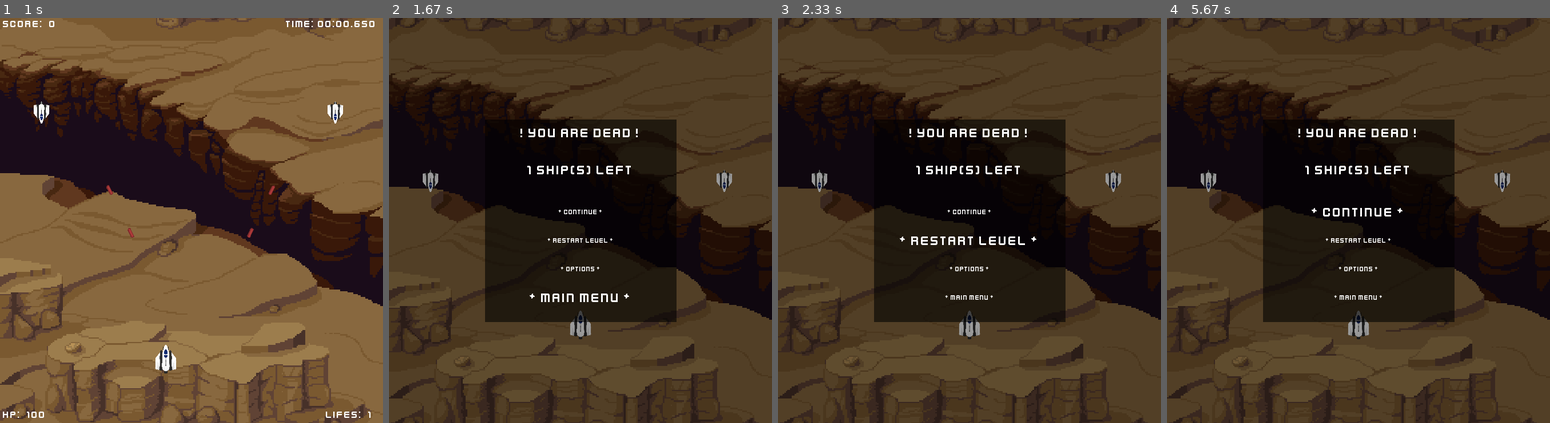
Above: before the commit, frames 1-4 (left to right).
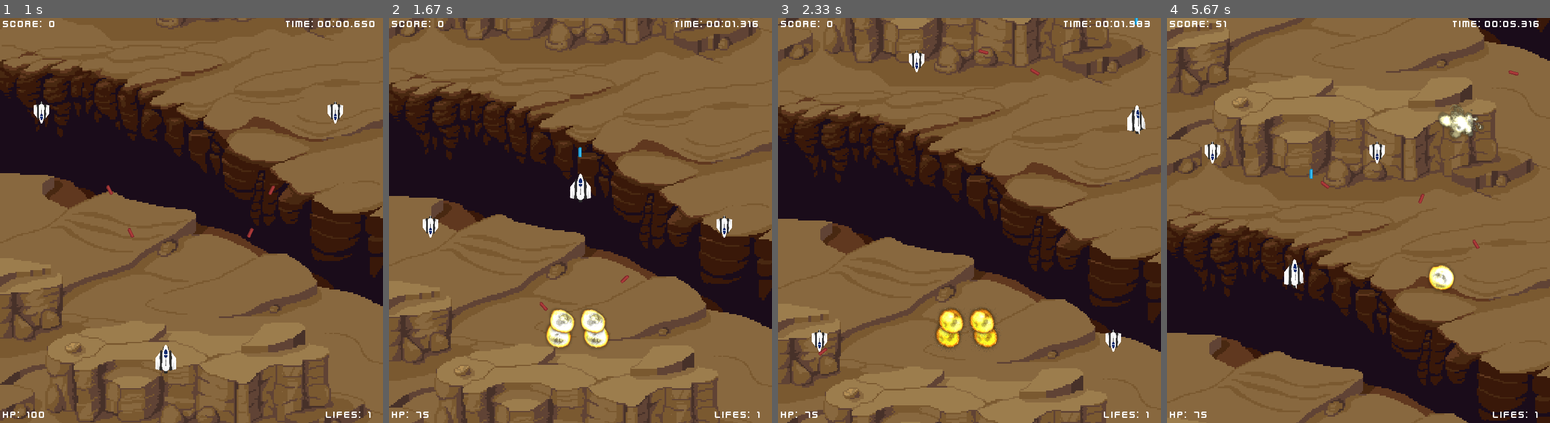
Above: after the commit, the same moments.

Repository: 2ndcouteau/Py_shmup
Game: pygame game, started from srcs/main.py
Same seed, same stepped clock (60 frames per second), same inputs: the game is played once before the commit and once after it.
Inputs:
- Up to frame 1 (1 s): tap Enter at 0.33 s; tap A at 0.67 s
- Up to frame 2 (1.67 s): tap D at 1 s; hold Up from 1.33 s (still down); tap Space at 1.4 s
- Up to frame 3 (2.33 s): tap Space at 1.7, 1.9, 2.2 s; release Up at 1.8 s; hold Right 1.83-2.3 s; tap E at 1.98 s
- Up to frame 4 (5.67 s): hold Left 2.33-2.87 s; tap Space at 2.4, 2.7, 2.97, 3.3, 3.6, 3.73, 4.13, 4.43, 4.8, 5.2, 5.5 s; hold Down 2.9-3.2 s; hold Left 3.23-3.63 s; tap E at 3.38, 4.88 s; hold Up 3.67-4.03 s; hold Right 4.07-4.7 s; hold Down 4.73-5.1 s; hold Left 5.13-5.6 s; hold Right from 5.63 s (still down)

Frame 1 is identical in both runs. In frame 2, 79% of the frame differs, in the area x 0-100%, y 0-100%; in frame 3, 82%; in frame 4, 90%.

Commit message:
[ADD] Add Player Ship Sprites Image in media [ADD] Player Ship animation DONE

Diff:
--- a/srcs/class_Game.py
+++ b/srcs/class_Game.py
@@ -66,8 +66,8 @@
 
 		# self.music_channel_level = pygame.mixer.Channel(0)
 		# self.music_channel_main_menu = pygame.mixer.Channel()
-		self.opt_music = True
-		self.opt_sfx = True
+		self.opt_music = False
+		self.opt_sfx = False
 		self.opt_autoshoot = False
 
 
--- a/srcs/class_Player.py
+++ b/srcs/class_Player.py
@@ -7,13 +7,13 @@
 from random			import randint
 from class_Entities	import Entities
 from class_Shoot	import Shoot
-from constants		import (X_WINDOW,
-							Y_WINDOW,
-							IMG_PLAYER,
-							PLAYER_HP,
-							PLAYER_LIVES,
+from constants		import (X_WINDOW, Y_WINDOW,
+							LEFT, RIGHT,
+							IMG_PLAYER, IMG_PLAYER_SPRITES,
+							PLAYER_HP, PLAYER_LIVES,
 							ALLIES,
 							PLAYER_SHOOT_FREQUENCY,
+							PLAYER_FRAME_RATE,
 							DAMAGE_UNVULNERABILITY_TIME)
 
 class Player(Entities):
@@ -22,20 +22,30 @@
 		Entities.__init__(self, _hp = PLAYER_HP, _lives = PLAYER_LIVES, _speed = 15, _type = ALLIES)
 		self.name = "Player"
 
+		self.timer = 0
 		self.timer_shoot = 0
 		self.timer_damage = 0
 		self.sound_shoot = g.sound_shoot
 		self.sound_shoot.set_volume(0.5)
+		self.direction = None
+		self.frame_rate = PLAYER_FRAME_RATE
+		self.range = 0
+		self.range_left = -10
+		self.range_right = 10
 		self.g = g
 
-		# Load image from media
-		self.image = IMG_PLAYER.convert_alpha()
+		# Load all sprites positions
+		self.sprites = self.load_sprites(IMG_PLAYER_SPRITES, width=256, height=256, ratio=1/3)
 
-		# Scale player ship
-		self.size = self.image.get_size()	# Returns tupple
+		# Insert Face ship img
+		main_img = IMG_PLAYER.convert_alpha()
+		self.size = main_img.get_size()	# Returns tupple
 		self.size = (self.size[0] / 3, self.size[1] / 3)
-		self.image = pygame.transform.scale(self.image, (int(self.size[0]), int(self.size[1])))
+		main_img = pygame.transform.scale(main_img, (int(self.size[0]), int(self.size[1])))
 		# self.image = pygame.transform.rotate(self.image, -90);
+		self.sprites.insert(0, main_img)
+		self.image = self.sprites[0]
+
 		self.hit_box_player = pygame.transform.scale(self.image, (int(self.size[0]) - 10, int(self.size[1]) - 10))
 
 		# Init player ship position
@@ -45,7 +55,19 @@
 		g.all_sprites.add(self)
 		g.sprites_players.add(self)
 
+
+	def load_sprites(self, img, posx=0, posy=0, width=10, height=10, ratio=(1/2)):
+		sprite_frames = []
+		for index in range(60):
+			sub_img = img.subsurface(pygame.Rect((posx + (index * width)), posy, width, height)).convert_alpha()
+			sub_img = pygame.transform.scale(sub_img, (int(width * ratio), int(height * ratio)))
+			sprite_frames.append(sub_img)
+
+		return sprite_frames
+
+
 	def move(self, direction):
+		self.direction = direction
 		self.rect = self.rect.move(direction[0] * self.speed, direction[1] * self.speed)
 
 	def shoot(self, g):
@@ -105,8 +127,34 @@
 		g.sprites_players.add(self)
 		g.all_sprites.add(self)
 
+	def update_image(self):
+		center = self.rect.center  ## ??
+		self.image = self.sprites[self.range]
+		self.rect = self.image.get_rect()
+		self.rect.center = center
+
+	def manage_direction_animation(self):
+		self.timer -= self.g.dt
+		if (self.direction is not None) : # Animation from player input
+			if self.timer <= 0:
+				if (self.direction == RIGHT):
+					if ((self.range + 1) < self.range_right):
+						self.range += 6 if (self.range < 0) else 1
+						self.update_image()
+				elif (self.direction == LEFT):
+					if ((self.range - 1) > self.range_left):
+						self.range -= 6 if (self.range > 0) else 1
+						self.update_image()
+				self.timer = self.frame_rate
+				self.direction = None
+		else :		# Animation without player input
+			if (self.range != 0):
+				self.range += -1 if (self.range > 0) else 1
+				self.update_image()
+
 	def update(self):
 		self.time = time.time() - self.start_time
 		self.timer_damage -= self.g.dt
 		if (self.g.opt_autoshoot == True):
 			self.shoot(self.g)
+		self.manage_direction_animation()
--- a/srcs/constants.py
+++ b/srcs/constants.py
@@ -31,8 +31,9 @@
 IMG_LEVEL_MENU_BACKGROUND_FULL = pygame.Surface((X_WINDOW, Y_WINDOW))
 IMG_LEVEL_MENU_BACKGROUND_TIER = pygame.Surface((int(X_WINDOW / 2), int(Y_WINDOW / 2)))
 
+IMG_PLAYER = pygame.image.load(os.path.join(media_folder, "SF06.png"))
+IMG_PLAYER_SPRITES = pygame.image.load(os.path.join(media_folder, "SF06a_strip60.png"))
 
-IMG_PLAYER = pygame.image.load(os.path.join(media_folder, "SF06.png"))
 IMG_LASER_PLAYER = pygame.image.load(os.path.join(media_folder, "laserBlue.png"))
 IMG_LASER_ENEMY = pygame.image.load(os.path.join(media_folder, "laserRed.png"))
 
@@ -71,8 +72,9 @@
 MENU_INPUT_DELAY = 125
 
 EXPLOSION_FRAME_RATE = 1000 / 60
+PLAYER_FRAME_RATE = 1000 / 60
 
-DAMAGE_UNVULNERABILITY_TIME = 0 # 750
+DAMAGE_UNVULNERABILITY_TIME = 1000000 # 750
 
 ## DEFAULT CARACTERISTICS
 PLAYER_HP = 100
Binary file added: media/SF06a_strip60.png
Not shown, changed: todo.md
